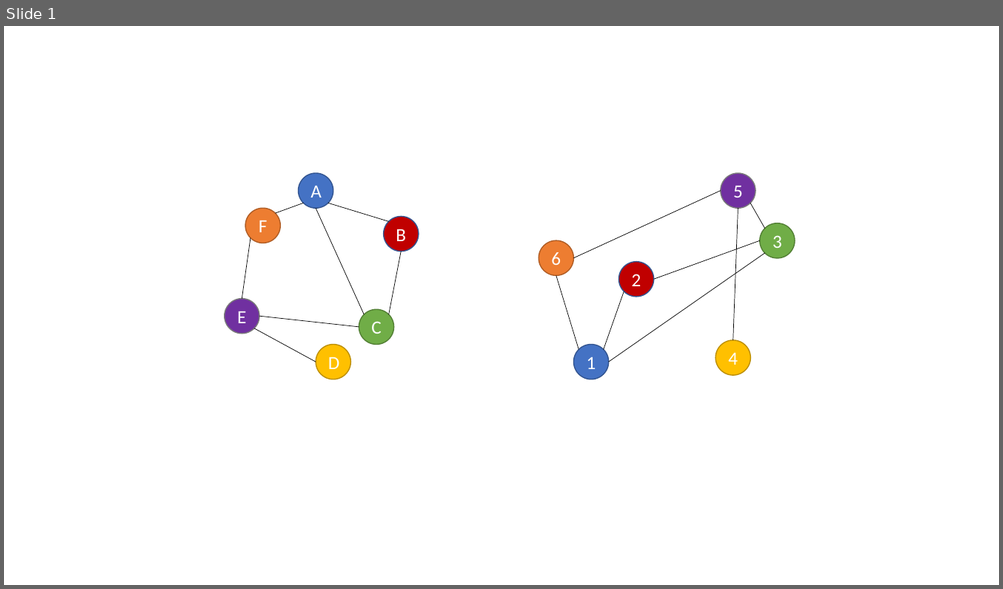
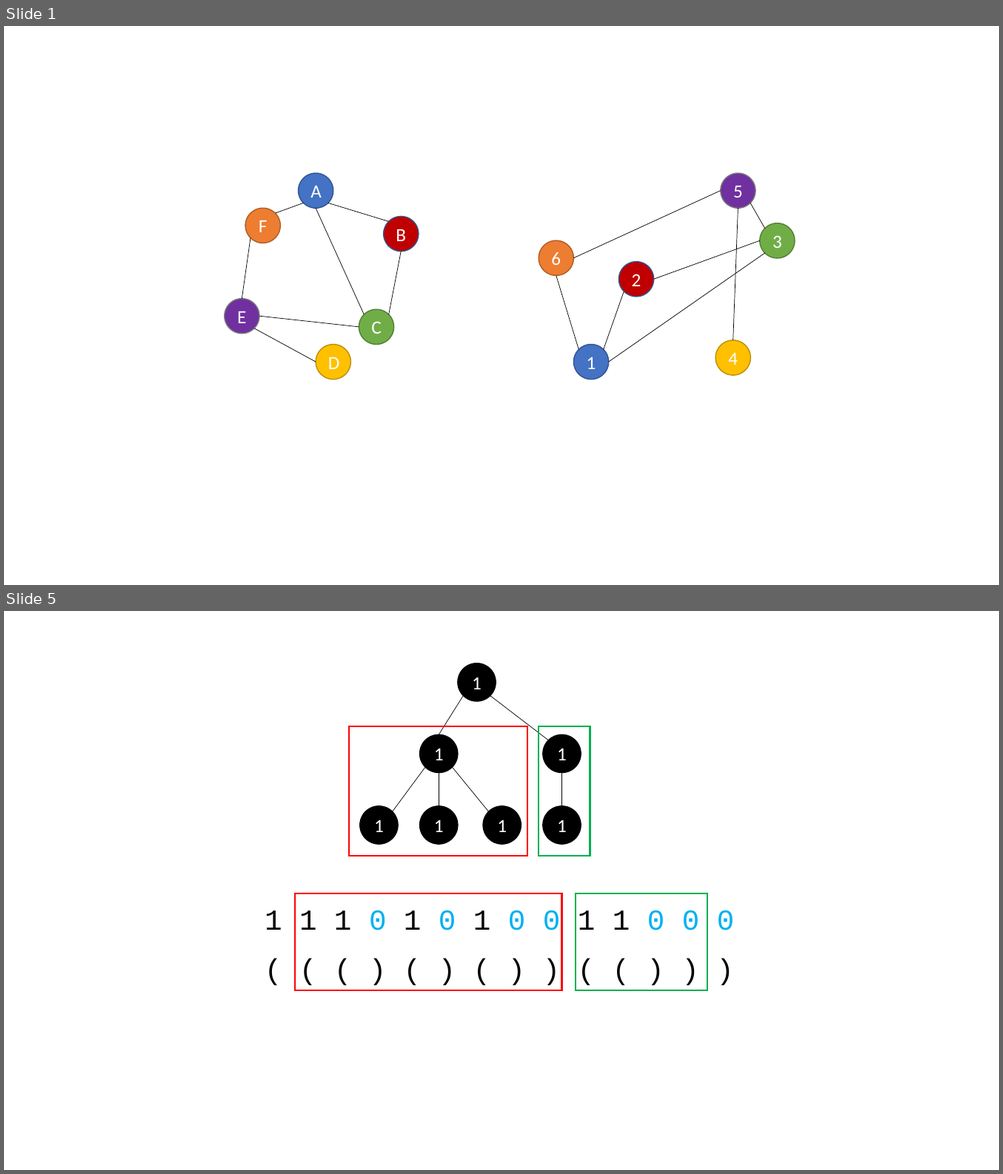
Before and after one commit to taylorSci/frequent-subtree-mining, a slide deck: mini-lecture figures.pptx. Shown one above the other, each under a label of ours: slide 1 before the commit, slides 1 and 5 after it; the slides between them are not shown. The pictures are 1003x589 and 1003x1174 pixels, drawn with LibreOffice and Linux fonts; fonts in the diff are those of the drawing. Boxes give left, top, right and bottom in pixels: in the first picture for what was removed or moved away, otherwise in the second. Text is boxed around its words. In the diff, an @@ line names an element or a change of style, - is before the commit and + after.

```diff
--- a/mini-lecture figures.pptx
+++ b/mini-lecture figures.pptx
@@ slide 5 added at (4, 611, 999, 1170), background #FFFFFF @@
@@ group added at (349, 664, 589, 856): 7 ellipses, 6 lines, 2 rectangles @@
+1
+1
+1
+1
+1
+1
+1
@@ group added at (257, 894, 745, 991): 2 texts, 2 rectangles @@
+1 1 1 0 1 0 1 0 0 1 1 0 0 0
+( ( ( ) ( ) ( ) ) ( ( ) ) )
```
Also in this commit, not shown: 5 other slides added, 1 slide removed, 1 other file.
